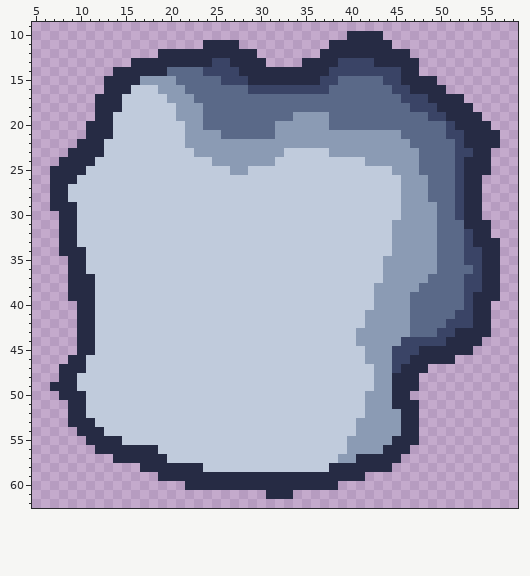
Pixel-art sprite, stored at raw/asteroid.png. Above, as it was before the edit.
The file is 64x64 pixels. Shown: x 5..58, y 9..62.
Now the later version:
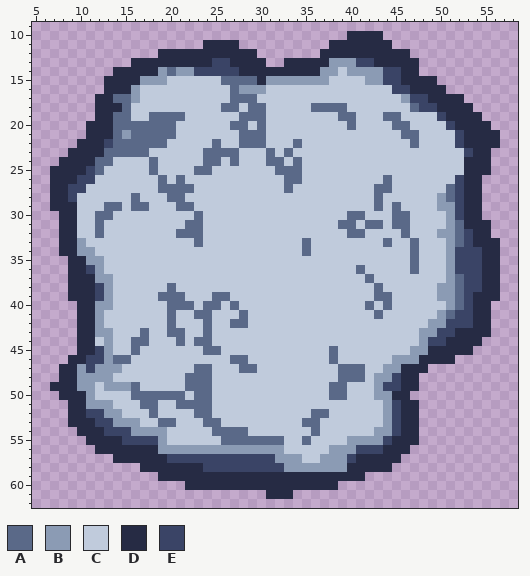
Palette (. is transparent): A #5a6988  B #8b9bb4  C #c0cbdc  D #262b44  E #3a4466
Commit message: update asteroid, also bad muz
Edits made:
@@ x 5..58 @@
 12 ..............DDDDDDDDDDD.......DDDDDDDDDD............
-13 ...........DDDDDDDDDEEDDDD....DDDDEEEEDDDDD...........
-14 .........DDDDDDAAAAEEEEDDDDDDDDDDEEEEEEEEDD...........
-15 ........DDDDBBBBAAAAAEEEDDDDDDDDEEAAAAAEEDDDD.........
-16 ........DDDCCCBBBAAAAAAAEEEEEEEEEAAAAAAAEEDDDD........
-17 .......DDDCCCCCBBBAAAAAAAAAAAAAAAAAAAAAAAEEEDDDD......
-18 .......DDDCCCCCCBBBAAAAAAAAAAAAAAAAAAAAAAAEEEDDDD.....
-19 .......DDCCCCCCCBBBAAAAAAAAAABBBBAAAAAAAAAAAEEDDDD....
-20 ......DDDCCCCCCCCBBAAAAAAAABBBBBBAAAAAAAAAAAAAEDDDD...
-21 ......DDDCCCCCCCCBBBBAAAAAABBBBBBBBBBBBBBAAAAAEEDDDD..
-22 .....DDDCCCCCCCCCBBBBBBBBBBBBBBBBBBBBBBBBBAAAAAEDDDD..
-23 ....DDDDCCCCCCCCCCBBBBBBBBBBCCCCCBBBBBBBBBBAAAAEEDD...
-24 ...DDDDCCCCCCCCCCCCCBBBBBBBCCCCCCCCCCBBBBBBAAAAEDDD...
-25 ..DDDDCCCCCCCCCCCCCCCCBBCCCCCCCCCCCCCCCCBBBAAAAEDDD...
-26 ..DDDCCCCCCCCCCCCCCCCCCCCCCCCCCCCCCCCCCCCBBBAAAEDD....
-27 ..DDCCCCCCCCCCCCCCCCCCCCCCCCCCCCCCCCCCCCCBBBAAAEDD....
-28 ..DDCCCCCCCCCCCCCCCCCCCCCCCCCCCCCCCCCCCCCBBBAAAEDD....
-29 ..DDDCCCCCCCCCCCCCCCCCCCCCCCCCCCCCCCCCCCCBBBBAAEDD....
-30 ...DDCCCCCCCCCCCCCCCCCCCCCCCCCCCCCCCCCCCCBBBBAAEDD....
-31 ...DDCCCCCCCCCCCCCCCCCCCCCCCCCCCCCCCCCCCBBBBBAAADDD...
-32 ...DDCCCCCCCCCCCCCCCCCCCCCCCCCCCCCCCCCCCBBBBBAAAEDD...
-33 ...DDCCCCCCCCCCCCCCCCCCCCCCCCCCCCCCCCCCCBBBBBAAAEDDD..
-34 ...DDDCCCCCCCCCCCCCCCCCCCCCCCCCCCCCCCCCCBBBBBAAAEEDD..
-35 ....DDCCCCCCCCCCCCCCCCCCCCCCCCCCCCCCCCCBBBBBBAAAEEDD..
-36 ....DDCCCCCCCCCCCCCCCCCCCCCCCCCCCCCCCCCBBBBBBAAAAEDD..
-37 ....DDDCCCCCCCCCCCCCCCCCCCCCCCCCCCCCCCCBBBBBAAAAEEDD..
-38 ....DDDCCCCCCCCCCCCCCCCCCCCCCCCCCCCCCCBBBBBAAAAAEEDD..
-39 ....DDDCCCCCCCCCCCCCCCCCCCCCCCCCCCCCCCBBBBAAAAAAEDDD..
-40 .....DDCCCCCCCCCCCCCCCCCCCCCCCCCCCCCCCBBBBAAAAAAEDD...
-41 .....DDCCCCCCCCCCCCCCCCCCCCCCCCCCCCCCBBBBBAAAAAEEDD...
-42 .....DDCCCCCCCCCCCCCCCCCCCCCCCCCCCCCCBBBBBAAAAEEEDD...
-43 .....DDCCCCCCCCCCCCCCCCCCCCCCCCCCCCCBBBBBBAAAEEDDDD...
-44 .....DDCCCCCCCCCCCCCCCCCCCCCCCCCCCCCBBBBBEEEEEDDDD....
-45 .....DDCCCCCCCCCCCCCCCCCCCCCCCCCCCCCCBBBEEEDDDDDD.....
-46 ....DDCCCCCCCCCCCCCCCCCCCCCCCCCCCCCCCBBBEEDDDDD.......
-47 ...DDDCCCCCCCCCCCCCCCCCCCCCCCCCCCCCCCCBBEDDD..........
-48 ...DDCCCCCCCCCCCCCCCCCCCCCCCCCCCCCCCCCBBDDD...........
-49 ..DDDCCCCCCCCCCCCCCCCCCCCCCCCCCCCCCCCCBBDDD...........
-50 ...DDDCCCCCCCCCCCCCCCCCCCCCCCCCCCCCCCBBBDD............
-51 ....DDCCCCCCCCCCCCCCCCCCCCCCCCCCCCCCCBBBDDD...........
-52 ....DDCCCCCCCCCCCCCCCCCCCCCCCCCCCCCCCBBBBDD...........
-53 ....DDDCCCCCCCCCCCCCCCCCCCCCCCCCCCCCBBBBBDD...........
-54 .....DDDCCCCCCCCCCCCCCCCCCCCCCCCCCCCBBBBBDD...........
-55 ......DDDDCCCCCCCCCCCCCCCCCCCCCCCCCBBBBBDDD...........
-56 .......DDDDDDDCCCCCCCCCCCCCCCCCCCCCBBBBDDD............
-57 .........DDDDDDCCCCCCCCCCCCCCCCCCCBBDDDDD.............
-58 ............DDDDDDDCCCCCCCCCCCCCCDDDDDDD..............
+13 ...........DDDDDDDDDEEDDDD..DDDDDBBBEEDDDDD...........
+14 .........DDDDDBABBEEEEEDDDDDDDDDBBCBBBBEEDD...........
+15 ........DDDDBBBCCCCCCAAAADBBBBBBBCCCCBBEEDDDD.........
+16 ........DDDBCCCCCCCCCCABBBCCCCCCCCCCCCCCEEDDDD........
+17 .......DDAABCCCCCCCCCCAAACCCCCCCCCCCCCCCCBEEDDDD......
+18 .......DDDACCCCCCCCCCAACAACCCCCAAAACCCCCCCAEEDDDD.....
+19 .......DDAACCAAAACCCCCCAAACCCCCCCCAACCCAACCCCEDDDD....
+20 ......DDDAAAAAAACCCCCCAACACCCCCCCCCACCCCAACCCCEDDDD...
+21 ......DDDABAAAAACCCCCCCAAACCCCCCCCCCCCCCCAACCCCEDDDD..
+22 .....DDDEAAAAAACCCCCACCAAACCCACCCCCCCCCCCCACCCCEDDDD..
+23 ....DDDDAAAAACCCCCCAAAACCCACACCCCCCCCCCCCCCCCCCCEDD...
+24 ...DDDDAACCCCACCCCCAACACCCAACACCCCCCCCCCCCCCCCCCDDD...
+25 ..DDDDEACCCCCACCCCAACCCCCCCAAACCCCCCCCCCCCCCCCCCDDD...
+26 ..DDDEECCCCCCCACACCCCCCCCCCCAACCCCCCCCCACCCCCCCEDD....
+27 ..DDEECCCCCCCCAAAACCCCCCCCCCACCCCCCCCCAACCCCCCAEDD....
+28 ..DDECCCCCCACCCAACCCCCCCCCCCCCCCCCCCCCACCCCCCBAEDD....
+29 ..DDDCCCAACAACCCAACCCCCCCCCCCCCCCCCCCCACACCCCBBEDD....
+30 ...DDCCAACCCCCCCCCACCCCCCCCCCCCCCCCAACCCAACCCCBEDD....
+31 ...DDCCACCCCCCCCCAACCCCCCCCCCCCCCCAACAACAACCCCBADDD...
+32 ...DDCCACCCCCCCCAAACCCCCCCCCCCCCCCCAACCCCACCCBBAEDD...
+33 ...DDBCCCCCCCCCCCCACCCCCCCCCCCACCCCCCCCACCACCCBAEDDD..
+34 ...DDBBCCCCCCCCCCCCCCCCCCCCCCCACCCCCCCCCCCACCCBEEEDD..
+35 ....DDBBCCCCCCCCCCCCCCCCCCCCCCCCCCCCCCCCCCACCCBEEEDD..
+36 ....DDEBCCCCCCCCCCCCCCCCCCCCCCCCCCCCACCCCCACCCBEEEDD..
+37 ....DDDBBCCCCCCCCCCCCCCCCCCCCCCCCCCCCACCCCCCCCBAEEDD..
+38 ....DDDEBCCCCCCACCCCCCCCCCCCCCCCCCCCCCACCCCCCBBAEEDD..
+39 ....DDDEBCCCCCAAACCCAACCCCCCCCCCCCCCCCAACCCCCBBAEDDD..
+40 .....DDBBCCCCCCAAACAACACCCCCCCCCCCCCCACACCCCCCBAEDD...
+41 .....DDBCCCCCCCACCAACCCACCCCCCCCCCCCCCACCCCCCBAEEDD...
+42 .....DDBCCCCCCCACCCACCAACCCCCCCCCCCCCCCCCCCCBBEEEDD...
+43 .....DDBBCCCACCAACCACCCCCCCCCCCCCCCCCCCCCCCBBEEDDDD...
+44 .....DDCBCCAACCCACAACCCCCCCCCCCCCCCCCCCCCCCBEEDDDD....
+45 .....DDEBCCACCCCCCCAACCCCCCCCCCCCACCCCCCCCBBDDDDD.....
+46 ....DDEEBAACCCCCCCCCCCAACCCCCCCCCACCCCCCBBBDDDD.......
+47 ...DDBEBBBCCCCCCCCAACCCAACCCCCCCCCAAACCBBDDD..........
+48 ...DDBBBBCCCCCCCCAAACCCCCCCCCCCCCCAAACBBEDD...........
+49 ..DDDBBCBBBACCCCCAAACCCCCCCCCCCCCAACCCBEEDD...........
+50 ...DDDBCCCCAAAAAACAACCCCCCCCCCCCCAACCCBBDD............
+51 ....DDBBBCCCAACCAAAACCCCCCCCCCCCCCCCCCCBEDD...........
+52 ....DDEEBBCCCACCCCAACCCCCCCCCCCAACCCCCCBEDD...........
+53 ....DDDEEBBBCCAACCCAACCCCCCCCCAACCCCCCCBEDD...........
+54 .....DDDEEEBBBBCCCCCAAAACCCCCCCACCCCCCBBEDD...........
+55 ......DDDDEEEEBCCCCCCAAAAAAACCACCCCBBBBEDDD...........
+56 .......DDDDDDDBBBBBBBBBBBBBBCCCCCBBBEEEDDD............
+57 .........DDDDDDEEEEEEEEEEEEBBBCCBBBEDDDDD.............
+58 ............DDDDDDDEEEEEEEEEBBBBBBBDDDDD..............
 59 ..............DDDDDDDDDDDDDDDDDDDDDDD.................
Pixel boxes of the changes (left, top, right, bottom) in both pictures:
changed: (68, 58, 473, 472)
